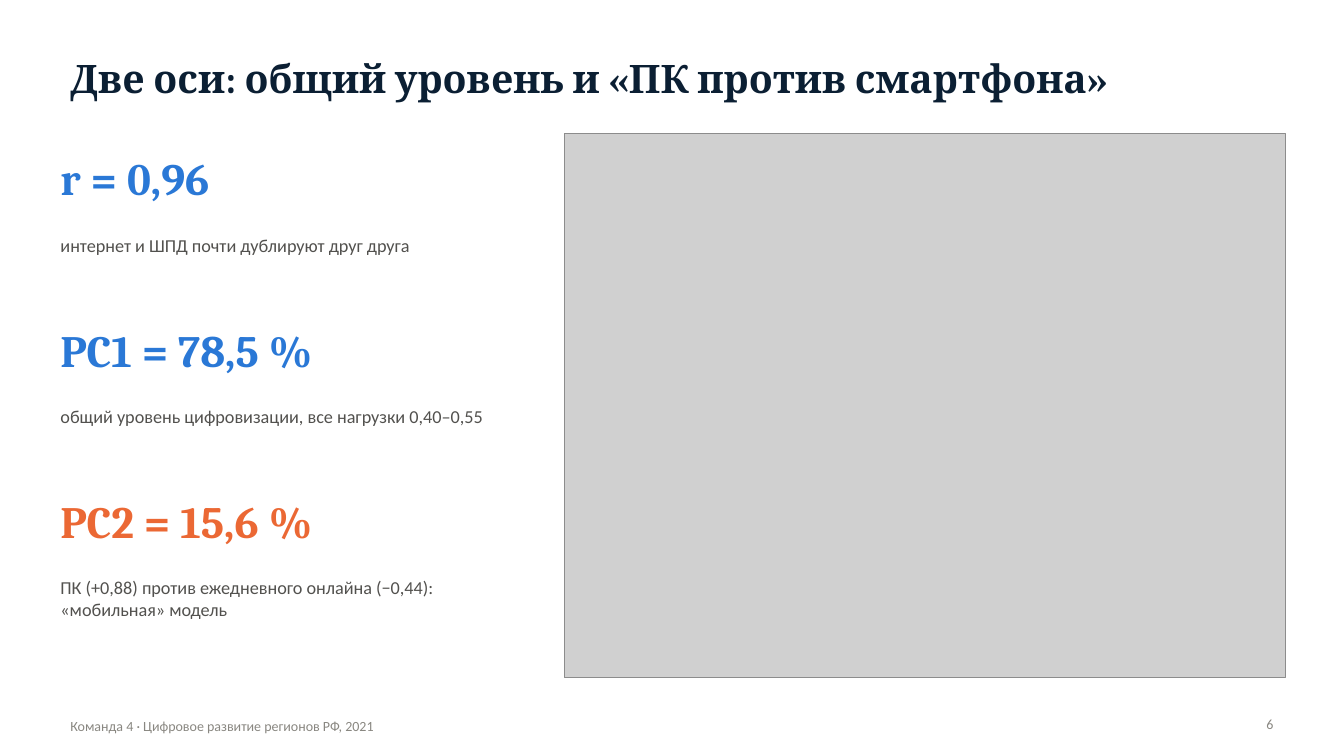
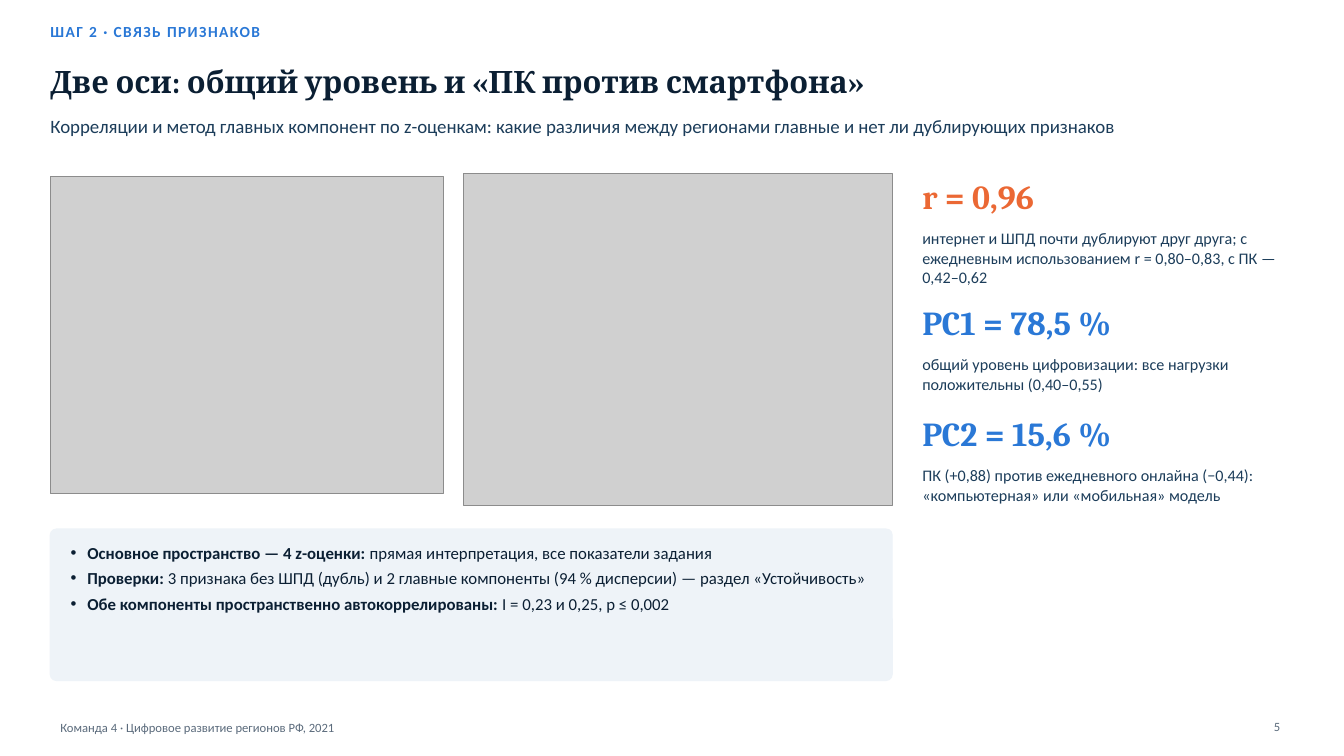
Before and after one commit to MKudryash/regions_collection, a slide deck: slide 5 of presentation/team4_digital_regions_2021.pptx (slide 6 before the commit). Drawn at 1344x756 pixels with LibreOffice and Linux fonts; fonts in the diff are those of the drawing; grey boxes stand for pictures. Boxes give left, top, right and bottom in pixels: in the first picture for what was removed or moved away, otherwise in the second. Text is boxed around its words. In the diff, an @@ line names an element or a change of style, - is before the commit and + after.

```diff
--- a/presentation/team4_digital_regions_2021.pptx
+++ b/presentation/team4_digital_regions_2021.pptx
@@ text added at <box>50,27,260,37</box>, 11 pt, text #2A78D6, bold @@
+ШАГ 2 · СВЯЗЬ ПРИЗНАКОВ
@@ title "Две оси: общий уровень и ...": place and size @@
-title "Две оси: общий уровень и ..." at <box>70,62,1087,103</box>
+title "Две оси: общий уровень и ..." at <box>50,69,848,101</box>
@@ title "Две оси: общий уровень и ..." at <box>50,69,848,101</box>: size 28 to 22 pt @@
@@ text added at <box>50,120,1114,136</box>, 13.5 pt, text #1C3D5A @@
+Корреляции и метод главных компонент по z-оценкам: какие различия между регионами главные и нет ли дублирующих признаков
@@ picture removed at <box>565,133,1286,678</box> @@
@@ picture added at <box>50,176,444,494</box> @@
@@ picture added at <box>464,173,892,506</box> @@
@@ text "r = 0,96": place and size @@
-text "r = 0,96" at <box>60,164,209,201</box>
+text "r = 0,96" at <box>922,186,1034,214</box>
@@ text "r = 0,96" at <box>922,186,1034,214</box>: size 32 to 24 pt, text colour #2A78D6 to #EB6834 @@
@@ text removed at <box>60,239,410,255</box> @@
-интернет и ШПД почти дублируют друг друга
@@ text added at <box>922,233,1258,285</box>, 11.5 pt, text #1C3D5A @@
+интернет и ШПД почти дублируют друг друга; с ежедневным использованием r = 0,80–0,83, с ПК — 0,42–0,62
@@ text "PC1 = 78,5 %": place and size @@
-text "PC1 = 78,5 %" at <box>60,336,259,373</box>
+text "PC1 = 78,5 %" at <box>922,312,1072,340</box>
@@ text "PC1 = 78,5 %" at <box>922,312,1072,340</box>: size 32 to 24 pt @@
@@ text at <box>922,359,1229,392</box>: text changed; size 13 to 11.5 pt; text colour #52514E to #1C3D5A @@
-общий уровень цифровизации, все нагрузки 0,40–0,55
+общий уровень цифровизации: все нагрузки положительны (0,40–0,55)
@@ text "PC2 = 15,6 %": place and size @@
-text "PC2 = 15,6 %" at <box>60,507,258,544</box>
+text "PC2 = 15,6 %" at <box>922,423,1071,451</box>
@@ text "PC2 = 15,6 %" at <box>922,423,1071,451</box>: size 32 to 24 pt, text colour #EB6834 to #2A78D6 @@
@@ text at <box>922,469,1253,504</box>: text changed; size 13 to 11.5 pt; text colour #52514E to #1C3D5A @@
-ПК (+0,88) против ежедневного онлайна (−0,44): «мобильная» модель
+ПК (+0,88) против ежедневного онлайна (−0,44): «компьютерная» или «мобильная» модель
@@ rounded rectangle added at <box>50,529,892,681</box>, fill #EEF3F8, outline #EEF3F8 1 pt @@
@@ text added at <box>87,548,865,613</box>, 12 pt, text #0B1F33 @@
+• Основное пространство — 4 z-оценки: прямая интерпретация, все показатели задания
+• Проверки: 3 признака без ШПД (дубль) и 2 главные компоненты (94 % дисперсии) — раздел «Устойчивость»
+• Обе компоненты пространственно автокоррелированы: I = 0,23 и 0,25, p ≤ 0,002
@@ text "Команда 4 · Цифровое развитие ...": place and size @@
-text "Команда 4 · Цифровое развитие ..." at <box>70,722,373,733</box>
+text "Команда 4 · Цифровое развитие ..." at <box>60,723,335,734</box>
@@ text "Команда 4 · Цифровое развитие ..." at <box>60,723,335,734</box>: size 10 to 9 pt, text colour #898781 to #5B6B7C @@
@@ page number removed at <box>1266,719,1273,729</box> @@
-6
@@ page number added at <box>1274,723,1280,731</box>, 9 pt, text #5B6B7C @@
+5
```
Also in this commit, not shown: 9 other slides changed, 6 slides added, 3 slides removed, 3 other files.
